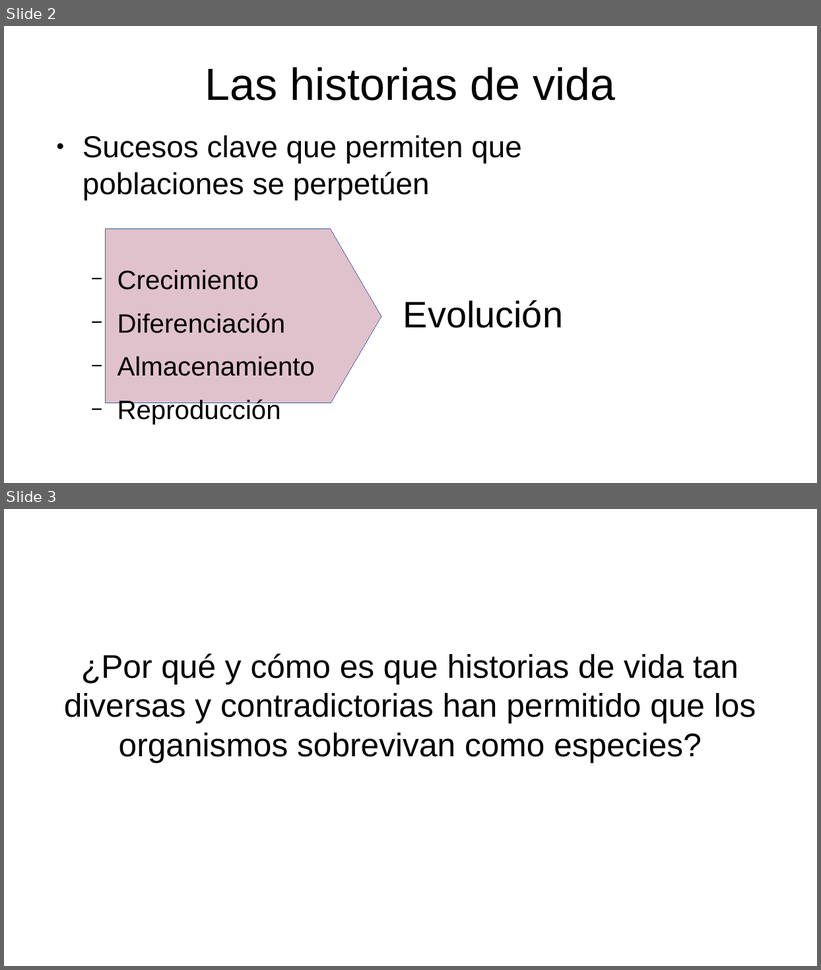
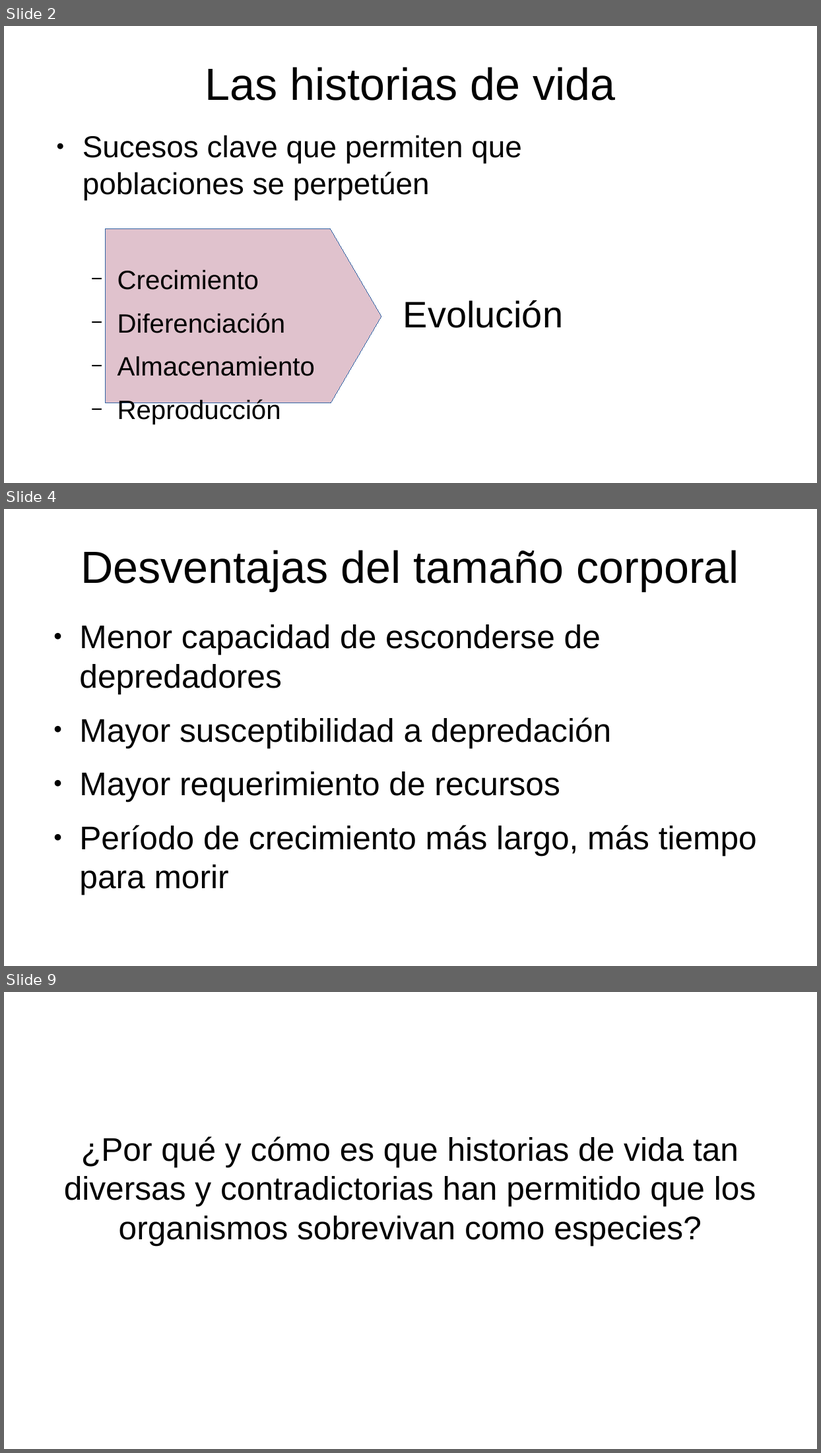
Before and after one commit to gerardommc/Ecologia-poblaciones, a slide deck: Unidad-3/Componentes-historia.odp. Shown one above the other, each under a label of ours: slides 2 and 3 before the commit, slides 2, 4 and 9 after it; the slides between them are not shown. The pictures are 821x970 and 821x1453 pixels, drawn with LibreOffice and Linux fonts; fonts in the diff are those of the drawing. Boxes give left, top, right and bottom in pixels: in the first picture for what was removed or moved away, otherwise in the second. Text is boxed around its words. In the diff, an @@ line names an element or a change of style, - is before the commit and + after.

```diff
--- a/Unidad-3/Componentes-historia.odp
+++ b/Unidad-3/Componentes-historia.odp
@@ slide 4 added at box(4, 509, 817, 966), background #FFFFFF @@
@@ title added at box(81, 550, 739, 591), 44 pt, text #000000 @@
+Desventajas del tamaño corporal
@@ text added at box(79, 625, 757, 895), 32 pt, text #000000 @@
+● Menor capacidad de esconderse de depredadores
+● Mayor susceptibilidad a depredación
+● Mayor requerimiento de recursos
+● Período de crecimiento más largo, más tiempo para morir
@@ what was slide 3 is now slide 9 @@
```
Also in this commit, not shown: 5 other slides added, 7 other files.
